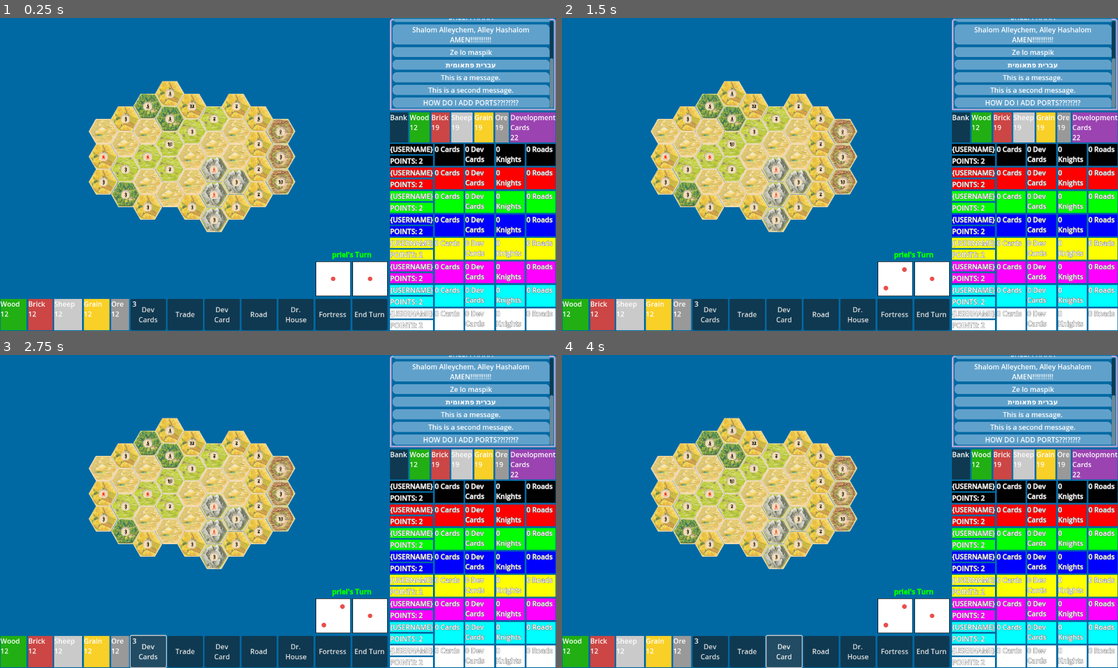
Above: before the commit, frames 1-4 (two rows, left to right).
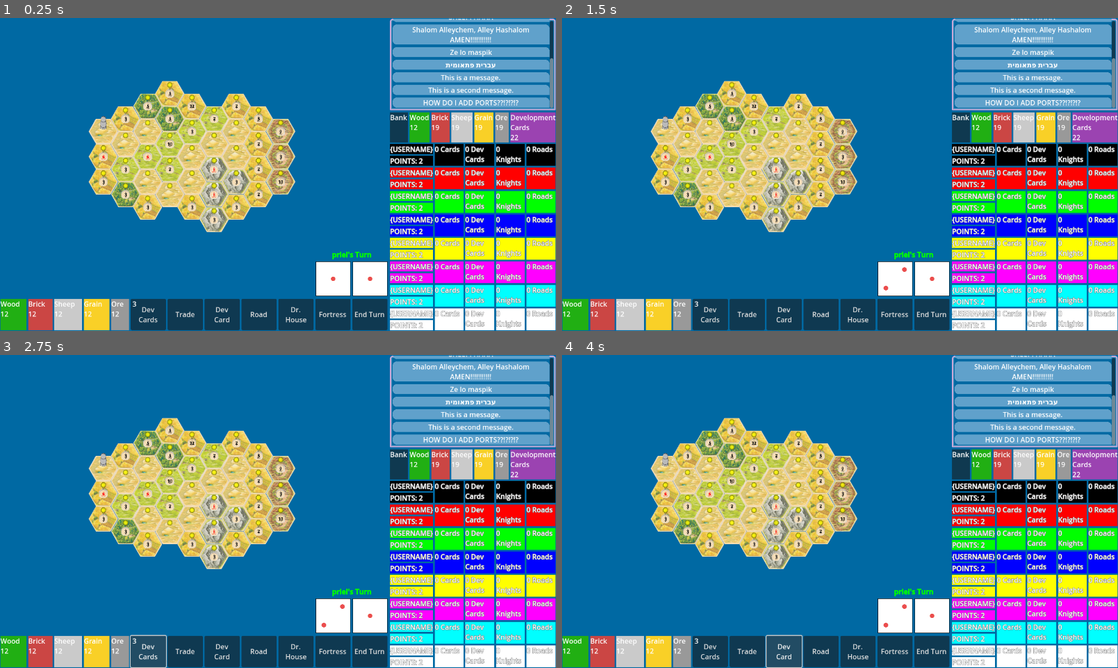
Above: after the commit, the same moments.

Repository: C0dot/Settlers-Of-Persia
Game: Godot game, scene res://main_game.tscn
The game is run twice, just before and just after one commit, with the same random seed, the same clock (stepped at 60 frames per second) and the same inputs.
Inputs (mouse positions are in pixels of both pictures, inside the frame that each line leads up to):
- Up to frame 1 (0.25 s): no input
- Up to frame 2 (1.5 s): click (895, 277) at 0.5 s; click (934, 277) at 1.25 s
- Up to frame 3 (2.75 s): click "Dev Cards" at 2 s
- Up to frame 4 (4 s): click "Trade" at 2.75 s; click "Dev Card" at 3.5 s

The runs differ from the first frame. In frame 1, 0.6% of the frame differs, in the area x 18-51%, y 20-63%; in frame 2, 0.6%; in frame 3, 0.6%; in frame 4, 0.6%.

Commit message:
added a moveable robber between tiles

Diff:
--- a/bank_counter.gd
+++ b/bank_counter.gd
@@ -1,3 +1,4 @@
+# bank_counter.gd
 extends HBoxContainer
 
 var wood: int = 19:
--- a/building_layer.gd
+++ b/building_layer.gd
@@ -57,7 +57,6 @@
 	toggle_build_fortress_visibility()
 
 
-
 func _ready() -> void:
 	var sorted_tiles = resource_tiles.get_used_cells()
 	sorted_tiles.sort_custom(tile_sort)
--- a/current_player.gd
+++ b/current_player.gd
@@ -1,5 +1,5 @@
+# current_player.gd
 extends RichTextLabel
-
 
 func set_turn_label(color: Color, username: String) -> void:
 	var hex = color.to_html()
--- a/dice_container.gd
+++ b/dice_container.gd
@@ -1,3 +1,4 @@
+# dice_container.gd
 extends HBoxContainer
 
 var dice_textures = [
--- a/globals.gd
+++ b/globals.gd
@@ -1,3 +1,4 @@
+# globals.gd
 extends Node
 
 var current_player: int = 4
@@ -20,3 +21,4 @@
 signal house_built
 signal build_fortress
 signal fortress_built
+signal move_robber
--- a/house_tile.gd
+++ b/house_tile.gd
@@ -1,3 +1,4 @@
+# house_tile.gd
 extends Node2D
 
 var fortress = preload("res://city.png")
--- a/log.gd
+++ b/log.gd
@@ -1,3 +1,4 @@
+# log.gd
 extends MarginContainer
 
 const MESSAGE = preload("res://message.tscn")
--- a/main_game.gd
+++ b/main_game.gd
@@ -1,3 +1,4 @@
+# main_game.gd
 extends Node2D
 
 const PLAYER_COUNTER = preload("res://player_counter.tscn")
--- a/map.tscn
+++ b/map.tscn
@@ -1,9 +1,10 @@
-[gd_scene load_steps=8 format=4 uid="uid://nf2u7qw5hb2s"]
+[gd_scene load_steps=9 format=4 uid="uid://nf2u7qw5hb2s"]
 
 [ext_resource type="Texture2D" uid="uid://6peiy050km77" path="res://pixelatedTileset68x58+4px-x_margin.png" id="1_c7s6e"]
 [ext_resource type="Texture2D" uid="uid://cdfigr588lmog" path="res://tokens_20x21+1px.png" id="1_wijl4"]
 [ext_resource type="Script" uid="uid://dd4crgvym00w1" path="res://road_layer.gd" id="4_p5pve"]
 [ext_resource type="Script" uid="uid://8i7v53nie1ne" path="res://building_layer.gd" id="4_urblq"]
+[ext_resource type="Script" uid="uid://vpvjsmdidv7o" path="res://robber_layer.gd" id="5_71pa8"]
 
 [sub_resource type="TileSetAtlasSource" id="TileSetAtlasSource_e0an3"]
 texture = ExtResource("1_wijl4")
@@ -70,3 +71,6 @@
 
 [node name="BuildingLayer" type="Node2D" parent="."]
 script = ExtResource("4_urblq")
+
+[node name="RobberLayer" type="Node2D" parent="."]
+script = ExtResource("5_71pa8")
--- a/player_counter.gd
+++ b/player_counter.gd
@@ -1,3 +1,4 @@
+# player_counter.gd
 extends HBoxContainer
 
 var username: String: # set on initialization
--- a/resources.gd
+++ b/resources.gd
@@ -1,3 +1,4 @@
+# resources.gd
 extends HBoxContainer
 
 var wood: int = 0:
--- a/road_layer.gd
+++ b/road_layer.gd
@@ -1,3 +1,4 @@
+# road_layer.gd
 extends Node2D
 
 @onready var resource_tiles: TileMapLayer = $"../ResourceTiles"
--- a/road_tile.gd
+++ b/road_tile.gd
@@ -1,3 +1,4 @@
+# raod_tile.gd
 extends Sprite2D
 
 const ROAD = preload("res://road.png")
--- /dev/null
+++ b/robber.gd
@@ -0,0 +1,12 @@
+# robber.gd
+extends Sprite2D
+
+@export var target_position: Vector2 = Vector2(0,0)
+@export var duration: float = 1.0
+
+func _ready() -> void:
+	Globals.move_robber.connect(_move_robber_to_position)
+
+func _move_robber_to_position(target_position : Vector2):
+	var tween = create_tween()
+	tween.tween_property(self, "position", target_position, duration)
--- /dev/null
+++ b/robber.tscn
@@ -0,0 +1,9 @@
+[gd_scene load_steps=3 format=3 uid="uid://baaystfxf7jyx"]
+
+[ext_resource type="Texture2D" uid="uid://b8yctu4gfiqu" path="res://icon_robber.png" id="1_ct2jv"]
+[ext_resource type="Script" uid="uid://c70bnka7mnevd" path="res://robber.gd" id="2_i72hc"]
+
+[node name="Robber" type="Sprite2D"]
+scale = Vector2(0.15, 0.15)
+texture = ExtResource("1_ct2jv")
+script = ExtResource("2_i72hc")
--- /dev/null
+++ b/robber_button_hint.gd
@@ -0,0 +1,11 @@
+# robber_button_hint.gd
+extends Sprite2D
+
+var robber_on: bool = false:
+	set(value):
+		visible = !value
+
+func _on_input_event(_viewport, event, _shape_idx):
+	if event is InputEventMouseButton and event.pressed and event.get_button_mask() == MOUSE_BUTTON_LEFT:
+		print("Moved robber to position: ", position)
+		Globals.move_robber.emit(position)
--- /dev/null
+++ b/robber_button_hint.tscn
@@ -0,0 +1,20 @@
+[gd_scene load_steps=4 format=3 uid="uid://brdwc3sfxv321"]
+
+[ext_resource type="Texture2D" uid="uid://ofdbx6sg8aoi" path="res://house_button.png" id="1_psj14"]
+[ext_resource type="Script" uid="uid://bj3ts2043jjhu" path="res://robber_button_hint.gd" id="2_wgxwc"]
+
+[sub_resource type="CircleShape2D" id="CircleShape2D_aulof"]
+radius = 20.0
+
+[node name="RobberButtonHint" type="Sprite2D"]
+self_modulate = Color(1, 1, 0, 0.819608)
+scale = Vector2(0.3, 0.3)
+texture = ExtResource("1_psj14")
+script = ExtResource("2_wgxwc")
+
+[node name="Button" type="Area2D" parent="."]
+
+[node name="CollisionShape2D" type="CollisionShape2D" parent="Button"]
+shape = SubResource("CircleShape2D_aulof")
+
+[connection signal="input_event" from="Button" to="." method="_on_input_event"]
--- /dev/null
+++ b/robber_layer.gd
@@ -0,0 +1,55 @@
+# robber_layer.gd
+extends Node2D
+
+
+@onready var resource_tiles: TileMapLayer = $"../ResourceTiles"
+const POSITION_OFFSET: Vector2 = Vector2(0,-20)
+const robber = preload("res://robber.tscn")
+const robber_hint_button = preload("res://robber_button_hint.tscn")
+var instance: Node
+var current_robber_place: Node
+var robber_not_initialized : bool = true
+var robber_layer_visibility: bool = true
+
+var cells: Dictionary[Vector2i, Node] = {}
+
+
+func add_robber_hint_button(location):
+	instance = robber_hint_button.instantiate()
+	instance.position = location
+	cells[location] = instance
+	add_child(instance)
+
+
+func _move_robber(location):
+	current_robber_place.robber_on = false
+	current_robber_place = cells[Vector2i(location)]
+	current_robber_place.robber_on = true
+
+func initialize_robber(location):
+	instance = robber.instantiate()
+	instance.z_index = 3
+	instance.position = location
+	robber_not_initialized = false
+	current_robber_place = cells[location]
+	current_robber_place.robber_on = true
+	add_child(instance)
+
+func tile_sort(a: Vector2i, b: Vector2i) -> bool:
+	if a.x == b.x:
+		return a.y < b.y
+	return a.x < b.x
+
+func _ready() -> void:
+	var tiles = resource_tiles.get_used_cells()
+	tiles.sort_custom(tile_sort)
+
+	for tile in tiles:
+		var tile_atlas_cords = resource_tiles.get_cell_atlas_coords(tile)
+		var tile_map_cords = resource_tiles.map_to_local(tile)
+		var robber_hint_button_location = Vector2i(tile_map_cords + POSITION_OFFSET)
+		add_robber_hint_button(robber_hint_button_location)
+		if tile_atlas_cords.x == 0 and robber_not_initialized:
+			initialize_robber(robber_hint_button_location)
+
+	Globals.move_robber.connect(_move_robber)
--- a/test.gd
+++ b/test.gd
@@ -1,3 +1,4 @@
+# test.gd
 extends HBoxContainer
 
 func _ready() -> void:
--- a/ui.gd
+++ b/ui.gd
@@ -1,3 +1,4 @@
+# ui.gd
 extends CanvasLayer
 
 var active_roads := 0
Not shown, added: robber.gd.uid
Not shown, added: robber_button_hint.gd.uid
Not shown, added: robber_layer.gd.uid
